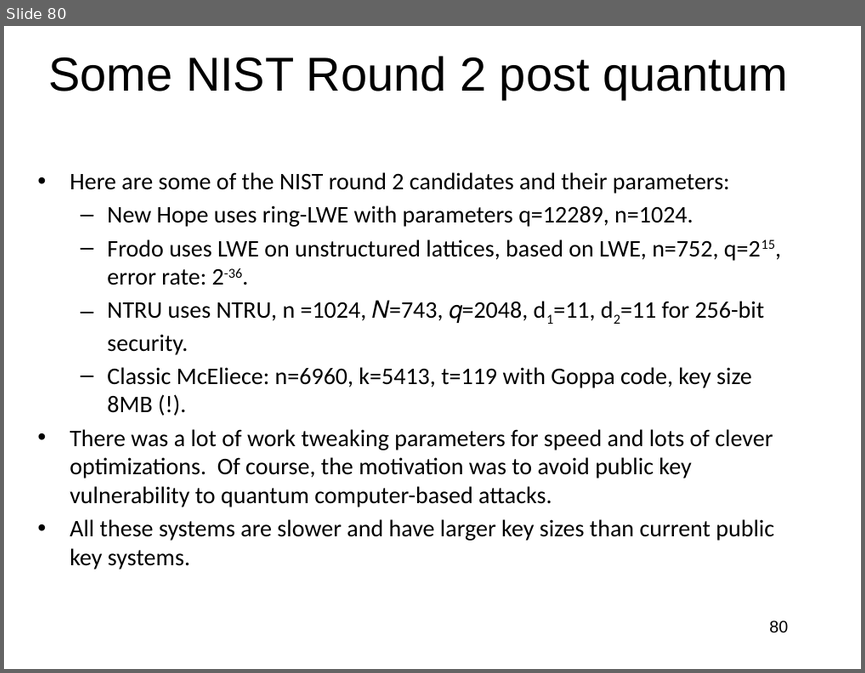
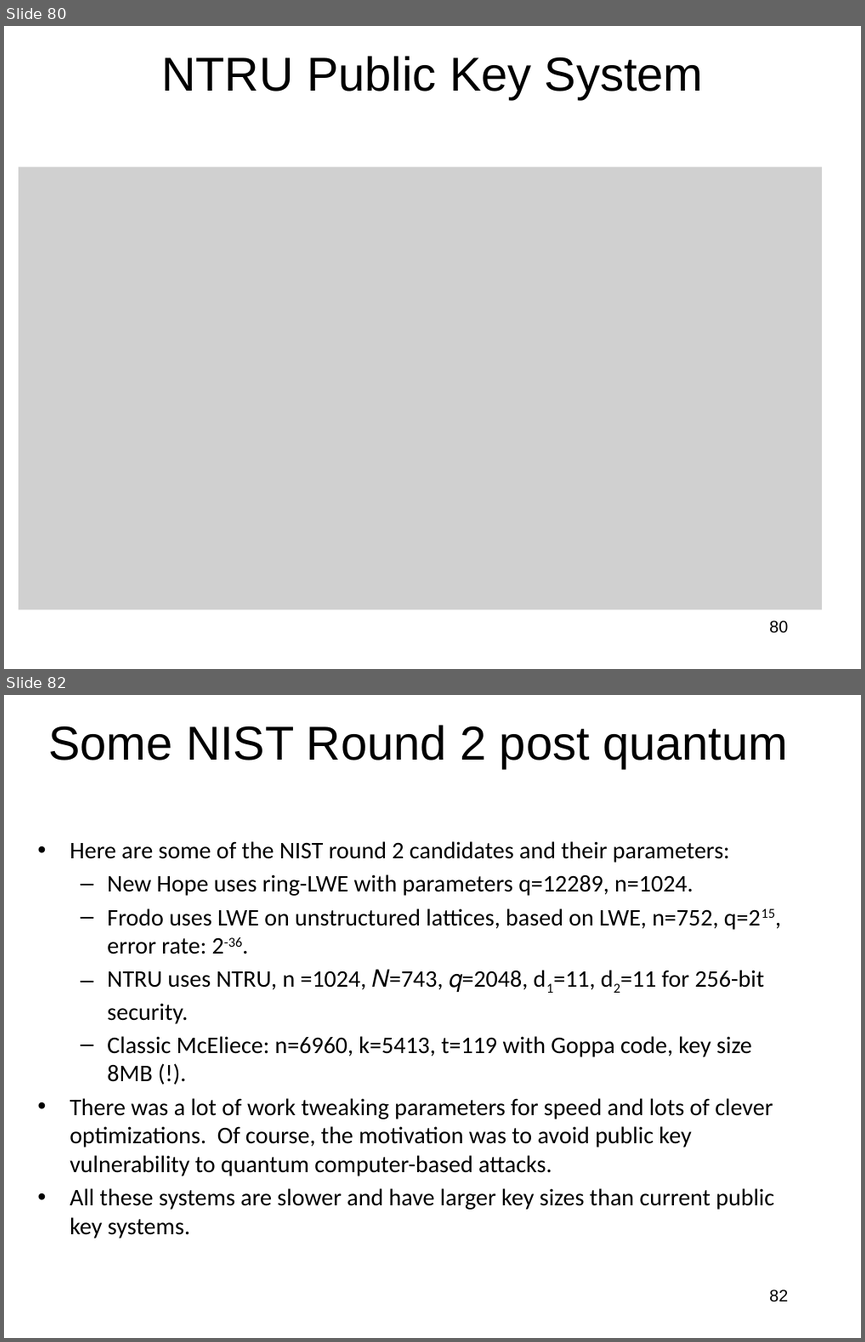
Before and after one commit to jlmucb/class_notes, a slide deck: BerkeleyClass/CS290Spring2013/Lectures/Cryptoclass10.pptx. Shown one above the other, each under a label of ours: slide 80 before the commit, slides 80 and 82 after it; the slides between them are not shown. The pictures are 865x673 and 865x1342 pixels, drawn with LibreOffice and Linux fonts; fonts in the diff are those of the drawing; grey boxes stand for pictures. Boxes give left, top, right and bottom in pixels: in the first picture for what was removed or moved away, otherwise in the second. Text is boxed around its words. In the diff, an @@ line names an element or a change of style, - is before the commit and + after.

Commit message:
NTRU fixes

```diff
--- a/BerkeleyClass/CS290Spring2013/Lectures/Cryptoclass10.pptx
+++ b/BerkeleyClass/CS290Spring2013/Lectures/Cryptoclass10.pptx
@@ slide 80 added at (x1=4, y1=26, x2=861, y2=669), background #FFFFFF @@
@@ title added at (x1=161, y1=56, x2=704, y2=99), 40 pt, text #000000 @@
+NTRU Public Key System
@@ picture added at (x1=18, y1=166, x2=823, y2=609) @@
@@ page number added at (x1=769, y1=620, x2=788, y2=633), 14 pt, text #000000 @@
+80
@@ what was slide 80 is now slide 82 @@
@@ page number at (x1=769, y1=1289, x2=788, y2=1302): text changed @@
-80
+82
```
Also in this commit, not shown: 2 slides changed, 1 other slide added, 1 other file.
